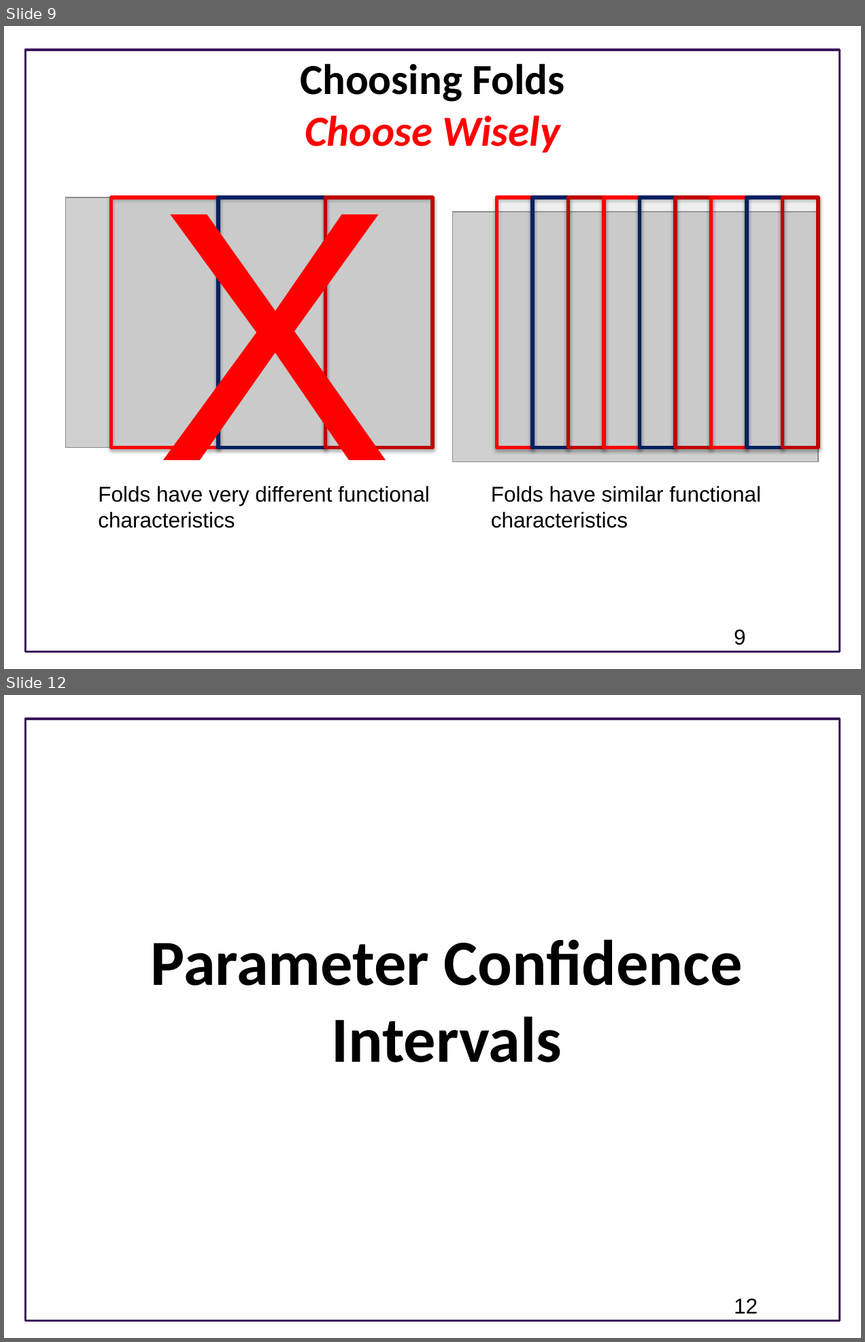
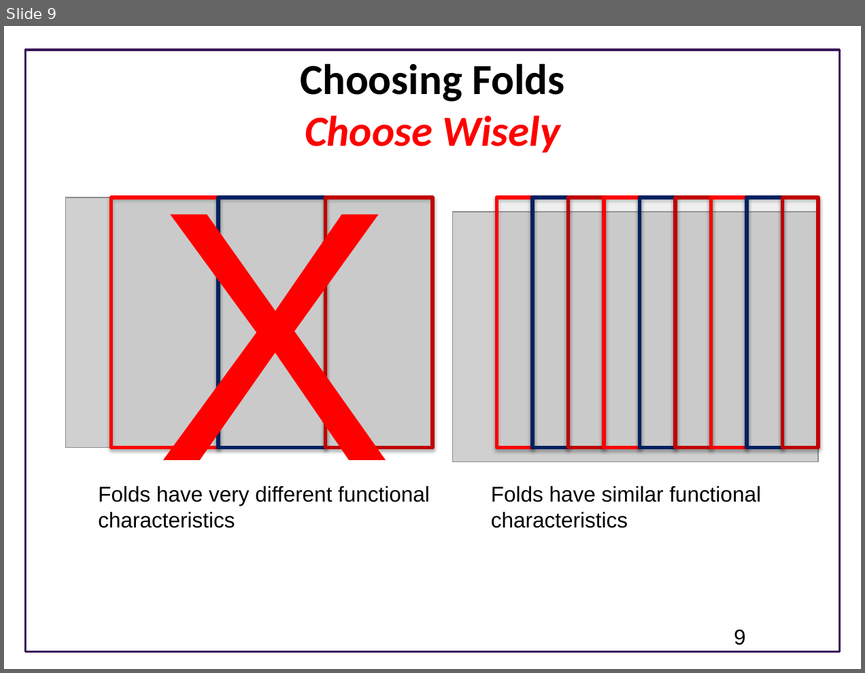
Before and after one commit to ModelEngineering/advancing-biomedical-models, a slide deck: lecture_12/crossvalidation/12_Model_Fitting_Dealing_With_Uncertainty.pptx. Shown one above the other, each under a label of ours: slides 9 and 12 before the commit, slide 9 after it; the slides between them are not shown. The pictures are 865x1342 and 865x673 pixels, drawn with LibreOffice and Linux fonts; fonts in the diff are those of the drawing; grey boxes stand for pictures; background and template pictures are left out. Boxes give left, top, right and bottom in pixels: in the first picture for what was removed or moved away, otherwise in the second. Text is boxed around its words. In the diff, an @@ line names an element or a change of style, - is before the commit and + after.

```diff
--- a/lecture_12/crossvalidation/12_Model_Fitting_Dealing_With_Uncertainty.pptx
+++ b/lecture_12/crossvalidation/12_Model_Fitting_Dealing_With_Uncertainty.pptx
@@ slide 12 removed at (4, 695, 861, 1338), background #FFFFFF; not listed: 1 template element that a slide beside it also shows @@
@@ title removed at (151, 939, 742, 1062) @@
-Parameter Confidence Intervals
@@ page number removed at (734, 1298, 757, 1313) @@
-12
```
Also in this commit, not shown: 2 slides added, 9 other slides removed.
